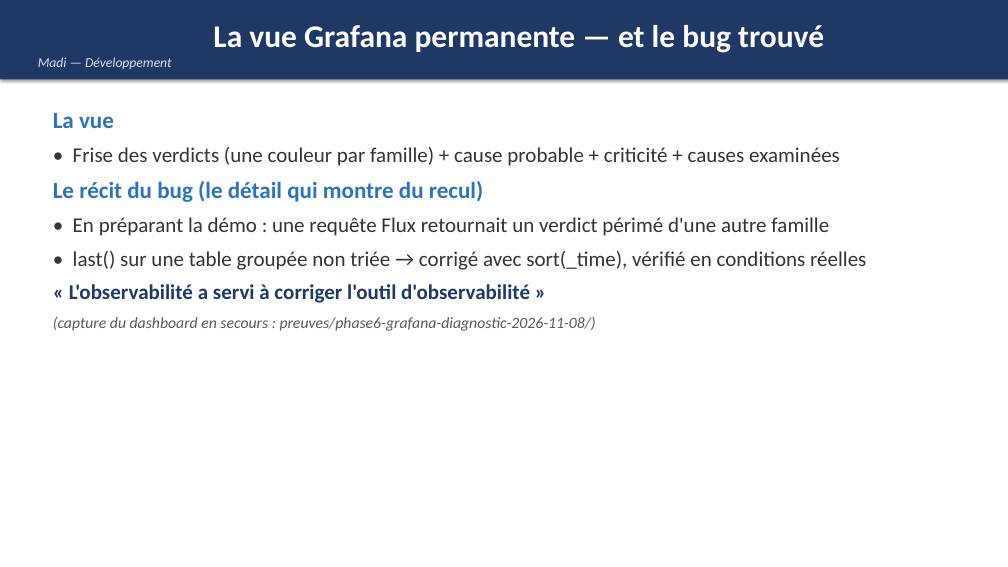
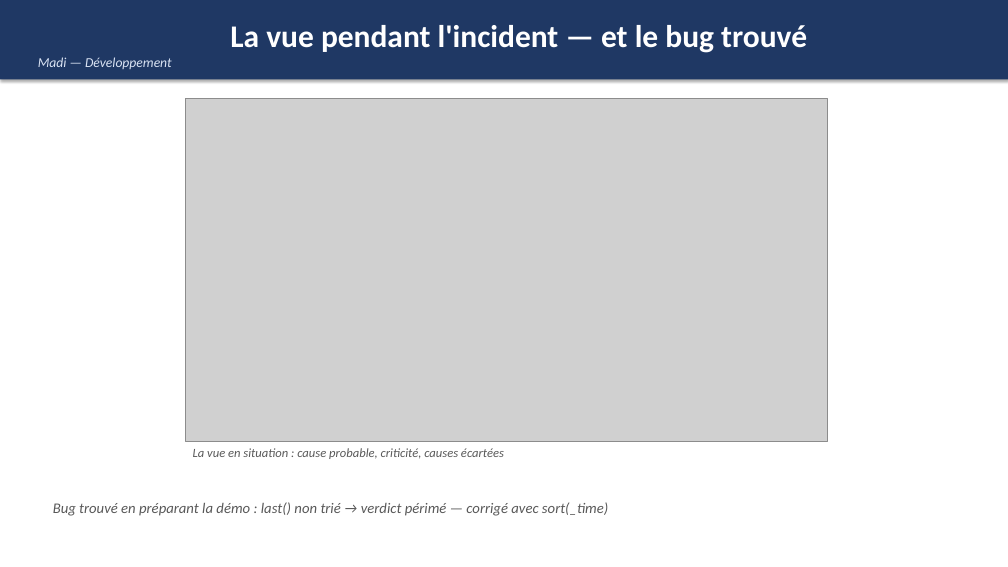
Before and after one commit to TomPERRIN/ISIMA-TP-kafka-2026-observabilite-diagnostique-incidents, a slide deck: slide 9 of travail/soutenance-sae5.pptx. Drawn at 1008x567 pixels with LibreOffice and Linux fonts; fonts in the diff are those of the drawing; grey boxes stand for pictures. Boxes give left, top, right and bottom in pixels: in the first picture for what was removed or moved away, otherwise in the second. Text is boxed around its words. In the diff, an @@ line names an element or a change of style, - is before the commit and + after.

Commit message:
Soutenance : deck allégé (texte réduit) et illustré — arbre de risques, pipeline, architecture, captures dashboard saine et en incident

```diff
--- a/travail/soutenance-sae5.pptx
+++ b/travail/soutenance-sae5.pptx
@@ text in rectangle at bbox=[230, 25, 807, 53]: text changed @@
-La vue Grafana permanente — et le bug trouvé
+La vue pendant l'incident — et le bug trouvé
@@ text removed at bbox=[53, 113, 866, 331] @@
-La vue
-• Frise des verdicts (une couleur par famille) + cause probable + criticité + causes examinées
-Le récit du bug (le détail qui montre du recul)
-• En préparant la démo : une requête Flux retournait un verdict périmé d'une autre famille
-• last() sur une table groupée non triée → corrigé avec sort(_time), vérifié en conditions réelles
-« L'observabilité a servi à corriger l'outil d'observabilité »
-(capture du dashboard en secours : preuves/phase6-grafana-diagnostic-2026-11-08/)
@@ picture added at bbox=[185, 98, 828, 442] @@
@@ text added at bbox=[193, 448, 504, 459], 12 pt, text #595959, italic @@
+La vue en situation : cause probable, criticité, causes écartées
@@ text added at bbox=[53, 502, 608, 516], 14 pt, text #595959, italic @@
+Bug trouvé en préparant la démo : last() non trié → verdict périmé — corrigé avec sort(_time)
```
Also in this commit, not shown: 9 other slides changed.
